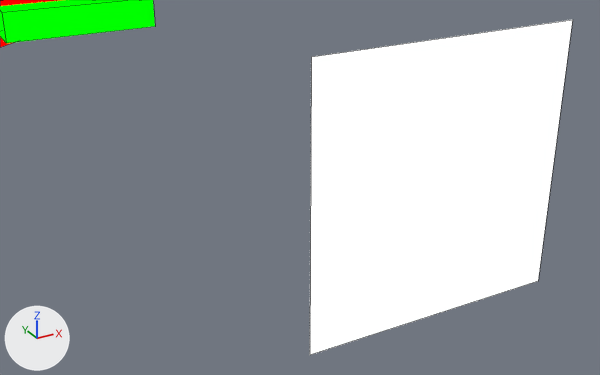
What one commit did to the Blender file assets-source/blender/motion/brachiosaurus-walk.blend.
Before and after are seen from a 50 mm camera at (82.57, -33.57, 64.48) aimed at (84.84, -29.45, 62.42). Lighting does not change. The marker at lower left points along +X, +Y and +Z. The first picture is the older version. Mesh edges are drawn as thin lines.

Names of what the first picture shows: 'DinoTycoon_Motion_brachiosaurus_walk_eye', 'DinoTycoon_Motion_brachiosaurus_walk_jaw' and 1 more.
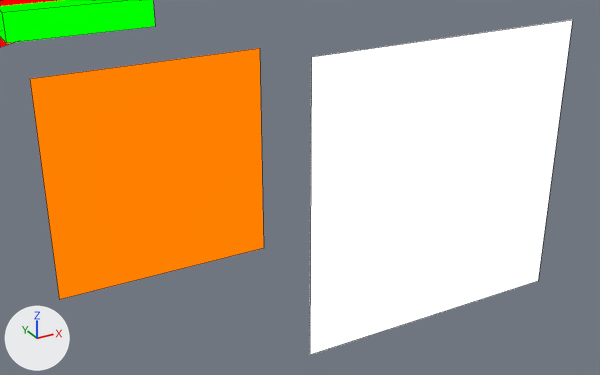
Where the change shows, as pixel boxes (x1, y1, x2, y2) in the pictures (600 x 375 px):
'DinoTycoon_Motion_brachiosaurus_walk_eye_white', added (orange): after (30, 48, 264, 300)

What changed in the scene script:
```text
Add mat_dinotycoon_role_y:
    mat_dinotycoon_role_y = emission_material('DinoTycoon_Role_Y')
    mat_dinotycoon_role_y.base_color = (1.0, 0.216, 0.0)  # orange #ff8000
Add me_dinotycoon_motion_brachiosaurus_walk_sample_eye_white:
    me_dinotycoon_motion_brachiosaurus_walk_sample_eye_white.from_pydata([(83.4, -29.0, 63.2), (84.8, -29.0, 63.2), (84.8, -29.0, 61.8), (83.4, -29.0, 61.8), (83.4, -29.0, 63.2), (84.8, -29.0, 63.2), (84.8, -29.0, 61.8), (83.4, -29.0, 61.8)], [], [(3, 2, 1, 0), (4, 5, 6, 7), (0, 1, 5, 4), (1, 2, 6, 5), (2, 3, 7, 6), (3, 0, 4, 7)])
    me_dinotycoon_motion_brachiosaurus_walk_sample_eye_white.materials.append(mat_dinotycoon_role_y)  # orange #ff8000
Add ob_dinotycoon_motion_brachiosaurus_walk_eye_white:
    ob_dinotycoon_motion_brachiosaurus_walk_eye_white = bpy.data.objects.new('DinoTycoon_Motion_brachiosaurus_walk_eye_white', me_dinotycoon_motion_brachiosaurus_walk_sample_eye_white)
    ob_dinotycoon_motion_brachiosaurus_walk_eye_white.location = (0.0, 0.0, 0.0)
```
